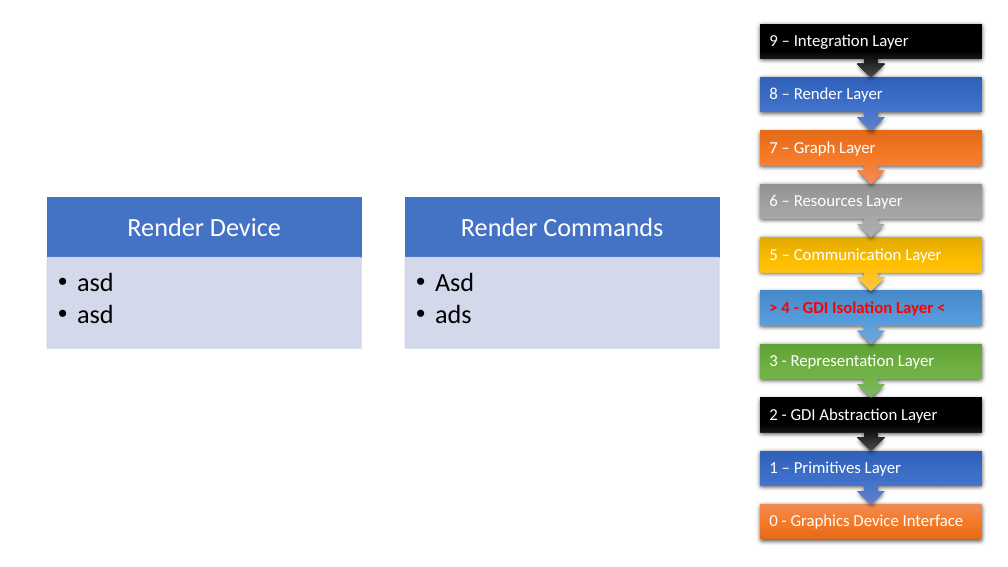
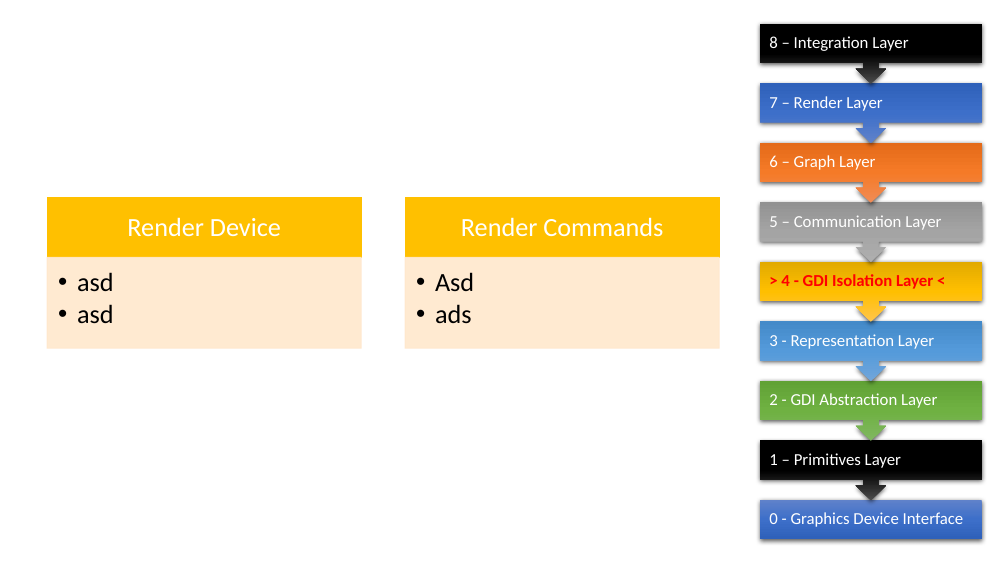
Before and after one commit to pawel-kaleta/FoolsEngine, a slide deck: slide 6 of Documentation/Rendering Architecture.pptx. Drawn at 1008x567 pixels with LibreOffice and Linux fonts; fonts in the diff are those of the drawing. Boxes give left, top, right and bottom in pixels: in the first picture for what was removed or moved away, otherwise in the second. Text is boxed around its words. In the diff, an @@ line names an element or a change of style, - is before the commit and + after.

```diff
--- a/Documentation/Rendering Architecture.pptx
+++ b/Documentation/Rendering Architecture.pptx
@@ up arrow callout: place and size @@
-up arrow callout at [760,23,982,77]
+up arrow callout at [760,23,982,83]
@@ text at [769,36,908,51]: text changed @@
-9 – Integration Layer
+8 – Integration Layer
@@ up arrow callout: place and size @@
-up arrow callout at [760,77,982,131]
+up arrow callout at [760,83,982,143]
@@ text at [769,96,882,111]: text changed @@
-8 – Render Layer
+7 – Render Layer
@@ up arrow callout: place and size @@
-up arrow callout at [760,130,982,184]
+up arrow callout at [760,143,982,203]
@@ text at [769,155,875,170]: text changed @@
-7 – Graph Layer
+6 – Graph Layer
@@ rectangle at [47,198,361,258]: fill #4472C4 to #FFC000; outline #4472C4 1 pt to #FFC000 1 pt @@
@@ rectangle at [405,198,719,258]: fill #4472C4 to #FFC000; outline #4472C4 1 pt to #FFC000 1 pt @@
@@ text "5 – Communication Layer": place and size @@
-text "5 – Communication Layer" at [769,248,941,263]
+text "5 – Communication Layer" at [769,216,941,230]
@@ up arrow callout: place and size @@
-up arrow callout at [760,184,982,237]
+up arrow callout at [760,202,982,262]
@@ text removed at [769,195,902,209] @@
-6 – Resources Layer
@@ rectangle at [47,258,361,349]: fill #CFD5EA at 90% opacity to #FFE8CC at 90% opacity; outline #CFD5EA 1 pt to #FFE8CC 1 pt @@
@@ rectangle at [405,258,719,349]: fill #CFD5EA at 90% opacity to #FFE8CC at 90% opacity; outline #CFD5EA 1 pt to #FFE8CC 1 pt @@
@@ text "> 4 - GDI Isolation ...": place and size @@
-text "> 4 - GDI Isolation ..." at [781,301,933,316]
+text "> 4 - GDI Isolation ..." at [781,274,933,289]
@@ up arrow callout: place and size @@
-up arrow callout at [760,237,982,291]
+up arrow callout at [760,262,982,321]
@@ text "3 - Representation Layer": place and size @@
-text "3 - Representation Layer" at [769,354,934,369]
+text "3 - Representation Layer" at [769,334,934,349]
@@ up arrow callout: place and size @@
-up arrow callout at [760,290,982,344]
+up arrow callout at [760,321,982,381]
@@ text "2 - GDI Abstraction Layer": place and size @@
-text "2 - GDI Abstraction Layer" at [769,408,937,423]
+text "2 - GDI Abstraction Layer" at [769,393,937,408]
@@ up arrow callout: place and size @@
-up arrow callout at [760,344,982,398]
+up arrow callout at [760,381,982,441]
@@ text "1 – Primitives Layer": place and size @@
-text "1 – Primitives Layer" at [769,461,901,476]
+text "1 – Primitives Layer" at [769,453,901,468]
@@ up arrow callout: place and size @@
-up arrow callout at [760,397,982,451]
+up arrow callout at [760,440,982,500]
@@ up arrow callout removed at [760,451,982,504] @@
@@ rectangle: place and size @@
-rectangle at [760,504,982,539]
+rectangle at [760,500,982,539]
@@ rectangle at [760,500,982,539]: fill gradient #F18C57 to #F67B28 to #E56C19 to gradient #6183CB to #3E70CA to #3062BB @@
```
Also in this commit, not shown: 13 other slides changed, 1 slide removed, 49 other files.
